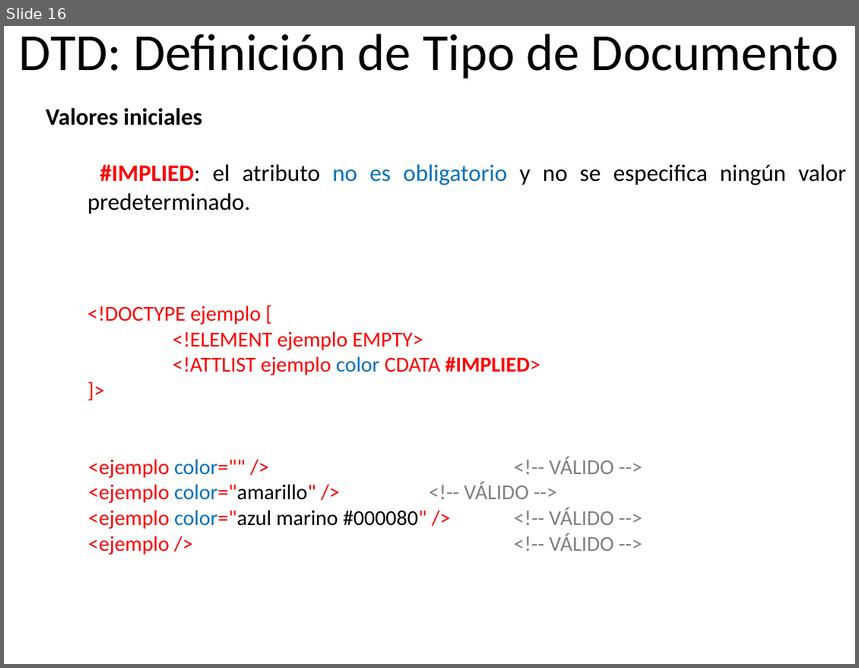
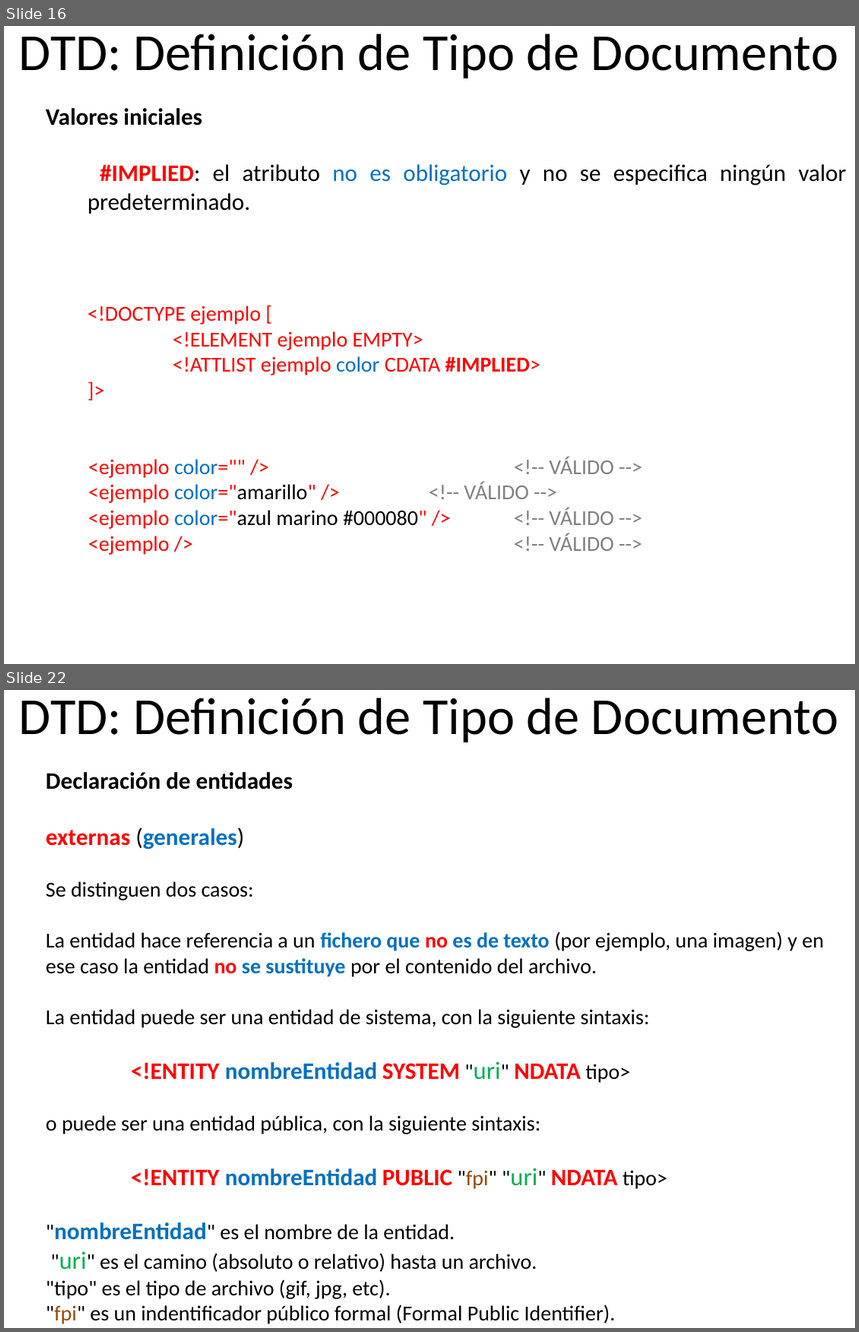
Before and after one commit to germanarcos/LM, a slide deck: xml/25 DTD avanzados.pptx. Shown one above the other, each under a label of ours: slide 16 before the commit, slides 16 and 22 after it; the slides between them are not shown. The pictures are 859x668 and 859x1332 pixels, drawn with LibreOffice and Linux fonts; fonts in the diff are those of the drawing. Boxes give left, top, right and bottom in pixels: in the first picture for what was removed or moved away, otherwise in the second. Text is boxed around its words. In the diff, an @@ line names an element or a change of style, - is before the commit and + after.

```diff
--- a/xml/25 DTD avanzados.pptx
+++ b/xml/25 DTD avanzados.pptx
@@ slide 22 added at bbox=[4, 690, 855, 1328], background #FFFFFF @@
@@ title added at bbox=[19, 698, 838, 742], 44 pt, text #000000 @@
+DTD: Definición de Tipo de Documento
@@ text added at bbox=[46, 772, 824, 1325], 18 pt, text #000000 @@
+Declaración de entidades
+externas (generales)
+Se distinguen dos casos:
+La entidad hace referencia a un fichero que no es de texto (por ejemplo, una imagen) y en ese caso la entidad no se sustituye por el contenido del archivo.
+La entidad puede ser una entidad de sistema, con la siguiente sintaxis:
+<!ENTITY nombreEntidad SYSTEM "uri" NDATA tipo>
+o puede ser una entidad pública, con la siguiente sintaxis:
+<!ENTITY nombreEntidad PUBLIC "fpi" "uri" NDATA tipo>
+"nombreEntidad" es el nombre de la entidad.
+"uri" es el camino (absoluto o relativo) hasta un archivo.
+"tipo" es el tipo de archivo (gif, jpg, etc).
+"fpi" es un indentificador público formal (Formal Public Identifier).
```
Also in this commit, not shown: 13 slides changed, 5 other slides added.
